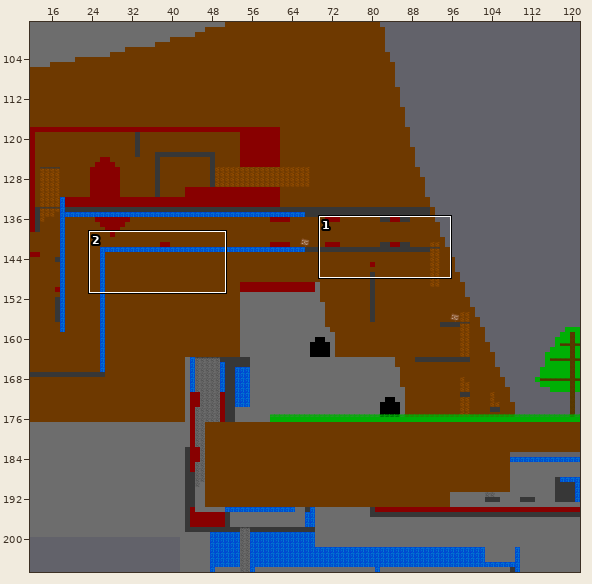
Tiled map (JSON), stored at game/src/commonMain/resources/maps/level1/level1.tmj. Above, an overview of the earlier version with the close-up marked.
Close-up. The starting point:
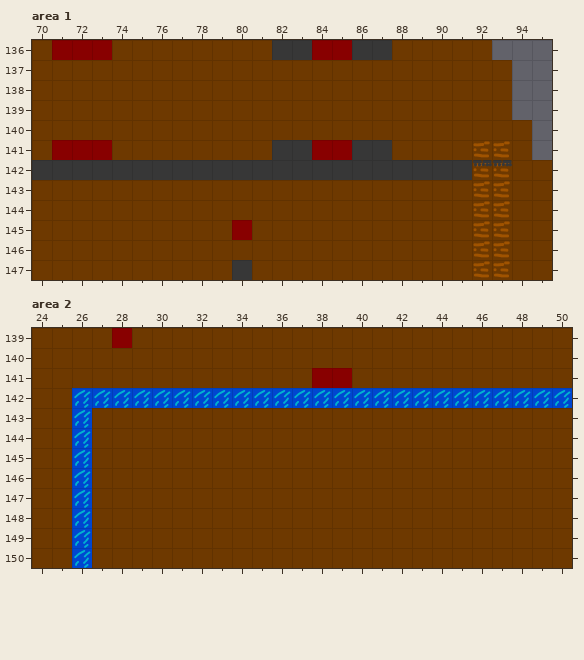
Cells are 120x120 px. Shown: area 1 x 70..95, y 136..147; area 2 x 24..50, y 139..150. The commit also changed other parts of the map, which this record leaves out.
After:
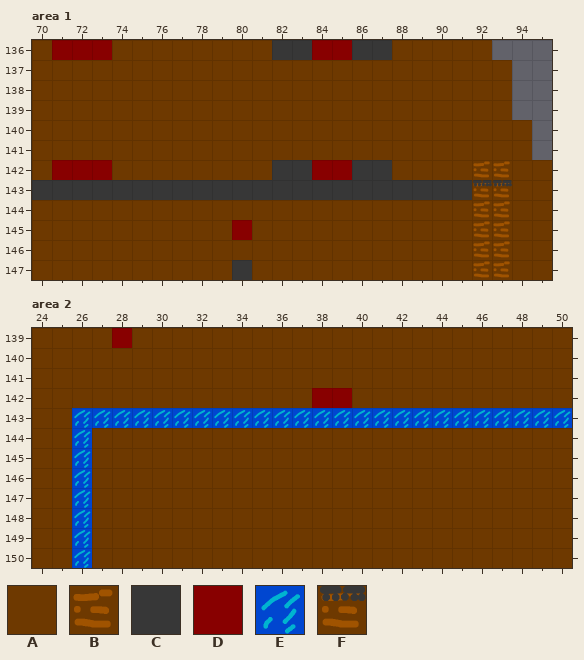
Key: from "tiles": A 1, B 2, C 4, D 5, E 12, F 18.
_ is an empty cell.
Changes in this commit:
Layer "bg_0_ground", area 1:
y 141: x 71..73 DDD -> AAA; x 82..87 CCDDCC -> AAAAAA; x 92..93 BB -> AA
y 142: x 70..81 CCCCCCCCCCCC -> ADDDAAAAAAAA; x 84..85 CC -> DD; x 88..93 CCCCFF -> AAAABB
y 143: x 70..93 AAAAAAAAAAAAAAAAAAAAAABB -> CCCCCCCCCCCCCCCCCCCCCCFF
Layer "bg_0_ground", area 2:
y 141: x 38..39 DD -> AA
y 142: x 26..50 EEEEEEEEEEEEEEEEEEEEEEEEE -> AAAAAAAAAAAADDAAAAAAAAAAA
y 143: x 27..50 AAAAAAAAAAAAAAAAAAAAAAAA -> EEEEEEEEEEEEEEEEEEEEEEEE
Pixel boxes of the changes (left, top, right, bottom) in both close-ups:
changed: (32, 140, 512, 200)
changed: (72, 368, 572, 428)
